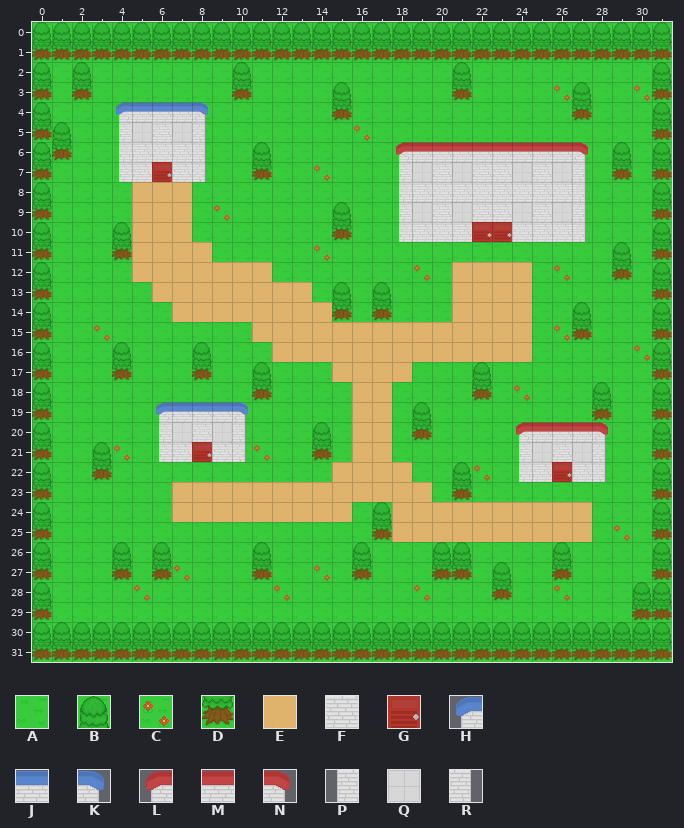
One commit to this Tiled map: ProjectCrusade/Content/Levels/Level1/OverWorld.tmx. The picture above was drawn from the file before the commit.
Cells are 32x32 px. Shown: x 0..31, y 0..31.
Key: from "Environment": A 1, B 2, C 3, D 18, E 51, F 83, G 84, H 98, J 99, K 100, L 114, M 115, N 116, P 130, Q 131, R 132.
_ is an empty cell, # one hidden under a higher layer.
Layer "Floor" before, first column x 0:
 0 ################################
 1 ################################
 2 #ABAAAAAAABAAAAAAAAAABAAAAAAAAA#
 3 #ADAAAAAAADAAAABAAAAADAAAACBAAC#
 4 #AAAAAAAAAAAAAADAAAAAAAAAAADAAA#
 5 #BAAA###AAAAAAAACAAAAAAAAAAAAAA#
 6 #DAAA###AAA#AAAAAAAAAAAAAAAAABA#
 7 #AAAA###AAA#AACAAAA########AADA#
 8 #AAAAEEEAAAAAAAAAAA########AAAA#
 9 #AAAAEEEACAAAAA#AAA########AAAA#
10 #AAA#EEEAAAAAAA#AAA########AAAA#
11 #AAA#EEEEAAAAACAAAAAAAAAAAAAABA#
12 #AAAAEEEEEEEAAAAAAACAEEEEACAADA#
13 #AAAAAEEEEEEEEABABAAAEEEEAAAAAA#
14 #AAAAAAEEEEEEEEDADAAAEEEEAA#AAA#
15 #AACAAAAAAAEEEEEEEEEEEEEEAC#AAA#
16 #AAABAAABAAAEEEEEEEEEEEEEAAAAAC#
17 #AAADAAADAABAAAEEEEAAA#AAAAAAAA#
18 #AAAAAAAAAADAAAAEEAAAA#ACAAABAA#
19 #AAAAAAAAAAAAAAAEEA#AAAAAAAADAA#
20 #AAAAAA###AAAA#AEEA#AAAAAAAAAAA#
21 #AA#CAA###ACAA#AEEAAAAAAA###AAA#
22 #AA#AAAAAAAAAAAEEEEAABCAA###AAA#
23 #AAAAAAEEEEEEEEEEEEEADAAAAAAAAA#
24 #AAAAAAEEEEEEEEEA#EEEEEEEEEEAAA#
25 #AAAAAAAAAAAAAAAA#EEEEEEEEEEACA#
26 #AAA#A#AAAA#AAAA#AAA##AAAA#AAAA#
27 #AAA#A#CAAA#AACA#AAA##A#AA#AAAA#
28 #AAAACAAAAAACAAAAAACAAA#AACAAAB#
29 #AAAAAAAAAAAAAAAAAAAAAAAAAAAAAD#
30 ################################
31 ################################
Layer "Walls" before, first column x 0:
 5 D___PQFQR______________________D
 6 B___PFFFR__B______LMMMMMMMMN___B
 7 D___PFGFR__D______PQFQFFQFQR___D
 8 B_________________PFFFFFFFFR___B
 9 D______________B__PQFQFFQFQR___D
10 B___B__________D__PFFFGGFFFR___B
11 D___D__________________________D
12 B______________________________B
13 D______________________________D
14 B__________________________B___B
15 D__________________________D___D
16 B______________________________B
17 D_____________________B________D
18 B_____________________D________B
19 D_____HJJJK________B___________D
20 B_____PQFQR___B____D____LMMMN__B
21 D__B__PFGFR___D_________PQFQR__D
22 B__D____________________PFGFR__B
23 D______________________________D
24 B________________B_____________B
25 D________________D_____________D
26 B___B_B____B____B___BB____B____B
27 D___D_D____D____D___DD_B__D____D
28 B______________________D_______B
29 D______________________________D
30 BBBBBBBBBBBBBBBBBBBBBBBBBBBBBBBB
31 DDDDDDDDDDDDDDDDDDDDDDDDDDDDDDDD
The same view after the edit:
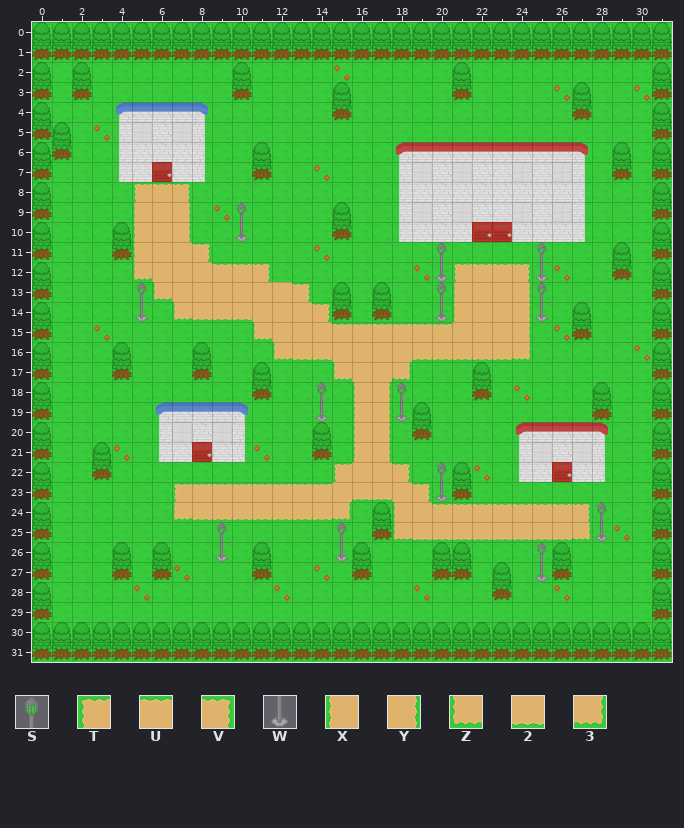
Further tiles: from "Environment": S 33, T 34, U 35, V 36, W 49, X 50, Y 52, Z 66, 2 67, 3 68.
From the commit log: 3/21/16 Updated the OverWorld Tiled map. Also added light objects to the Lights layer.
Change:
Layer "Floor":
y 2: x 15 A -> C
y 5: x 3 A -> C; x 16 C -> A
y 8: x 5..7 EEE -> TUV
y 9..10: x 5 E -> X; x 7 E -> Y
y 11: x 5 E -> X; x 8 E -> V
y 12: x 5 E -> Z; x 9..11 EEE -> UUV; x 21..24 EEEE -> TUUV
y 13: x 6 E -> Z; x 13 E -> V; x 21 E -> X; x 24 E -> Y
y 14: x 7..10 EEEE -> Z222; x 14 E -> V; x 21 E -> X; x 24 E -> Y
y 15: x 11 E -> Z; x 15..20 EEEEEE -> UUUUUU; x 24 E -> Y
y 16: x 12..14 EEE -> Z22; x 19..24 EEEEEE -> 222223
y 17: x 15 E -> Z; x 18 E -> 3
y 18..21: x 16..17 EE -> XY
y 22: x 15 E -> T; x 18 E -> V
y 23: x 7..14 EEEEEEEE -> TUUUUUUU; x 16..17 EE -> 22; x 19 E -> V
y 24: x 7..15 EEEEEEEEE -> Z22222223; x 18 E -> X; x 20..27 EEEEEEEE -> UUUUUUUV
y 25: x 18..27 EEEEEEEEEE -> Z222222223
y 28: x 30 B -> A
y 29: x 30 D -> A
Layer "Walls":
y 9: x 10 _ -> S
y 10: x 10 _ -> W
y 11: x 20 _ -> S; x 25 _ -> S
y 12: x 20 _ -> W; x 25 _ -> W
y 13: x 5 _ -> S; x 20 _ -> S; x 25 _ -> S
y 14: x 5 _ -> W; x 20 _ -> W; x 25 _ -> W
y 18: x 14 _ -> S; x 18 _ -> S
y 19: x 14 _ -> W; x 18 _ -> W
y 22: x 20 _ -> S
y 23: x 20 _ -> W
y 24: x 28 _ -> S
y 25: x 9 _ -> S; x 15 _ -> S; x 28 _ -> W
y 26: x 9 _ -> W; x 15 _ -> W; x 25 _ -> S
y 27: x 25 _ -> W
Boxes around the changes in both pictures, in picture pixels (x1, y1, x2, y2):
changed: (334, 65, 350, 82)
changed: (94, 125, 110, 142)
changed: (354, 125, 370, 142)
changed: (132, 182, 607, 582)
changed: (632, 582, 652, 621)
